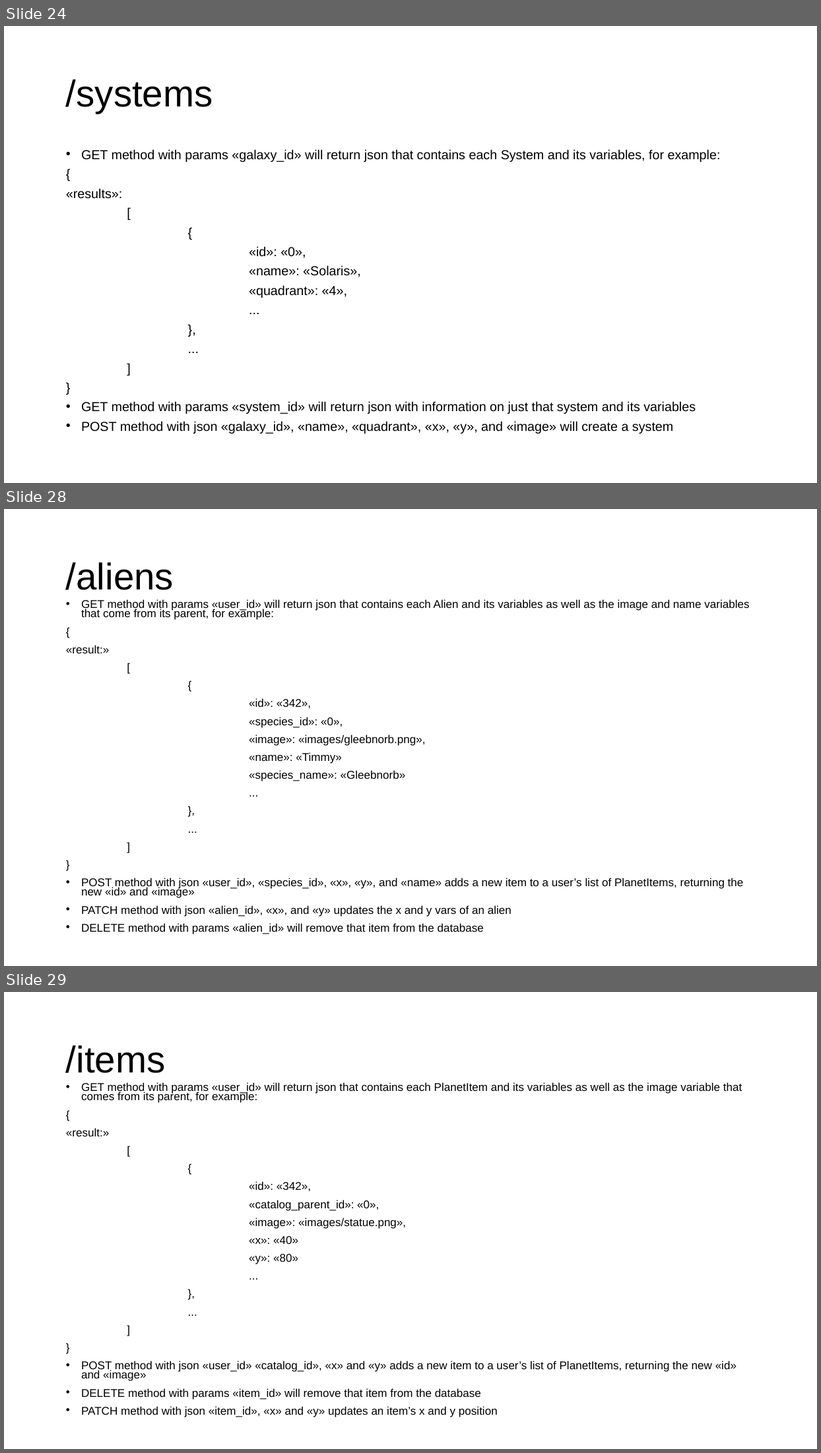
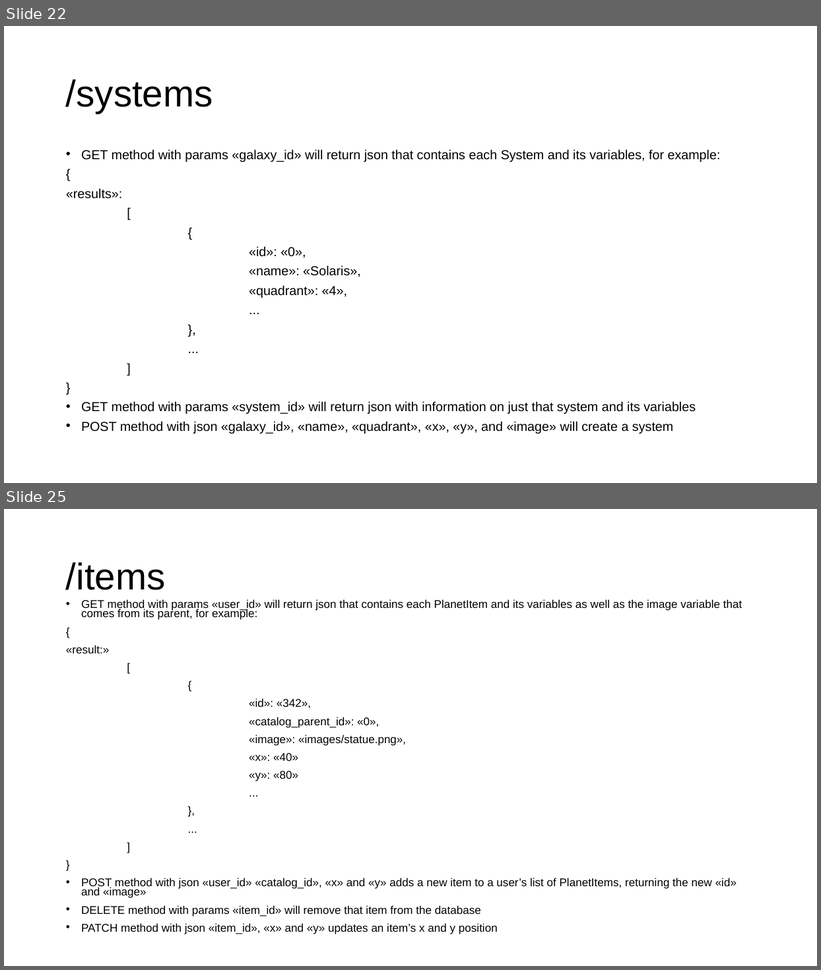
Before and after one commit to gmfk07/iu2018-backend, a slide deck: iu-spec-backend.pptx. Shown one above the other, each under a label of ours: slides 24, 28 and 29 before the commit, slides 22 and 25 after it; the slides between them are not shown. The pictures are 821x1453 and 821x970 pixels, drawn with LibreOffice and Linux fonts; fonts in the diff are those of the drawing. Boxes give left, top, right and bottom in pixels: in the first picture for what was removed or moved away, otherwise in the second. Text is boxed around its words. In the diff, an @@ line names an element or a change of style, - is before the commit and + after.

Commit message:
Revert "Fixed backend bugs, added aliens, rockets, and user info"
This reverts commit 669a06f357fbbdafbfcf50668433925fe10a56d1.

```diff
--- a/iu-spec-backend.pptx
+++ b/iu-spec-backend.pptx
@@ slide 28 removed at box(4, 509, 817, 966), background #FFFFFF @@
@@ title removed at box(66, 562, 174, 590) @@
-/aliens
@@ text removed at box(66, 599, 749, 935) @@
-• GET method with params «user_id» will return json that contains each Alien and its variables as well as the image and name variables that come from its parent, for example:
-{
-«result:»
-[
-{
-«id»: «342»,
-«species_id»: «0»,
-«image»: «images/gleebnorb.png»,
-«name»: «Timmy»
-«species_name»: «Gleebnorb»
-...
-},
-...
-]
-}
-• POST method with json «user_id», «species_id», «x», «y», and «name» adds a new item to a user’s list of PlanetItems, returning the new «id» and «image»
-• PATCH method with json «alien_id», «x», and «y» updates the x and y vars of an alien
-• DELETE method with params «alien_id» will remove that item from the database
@@ what was slide 24 is now slide 22 @@
@@ what was slide 29 is now slide 25 @@
```
Also in this commit, not shown: 4 slides changed, 3 other slides removed, 5 other files.
